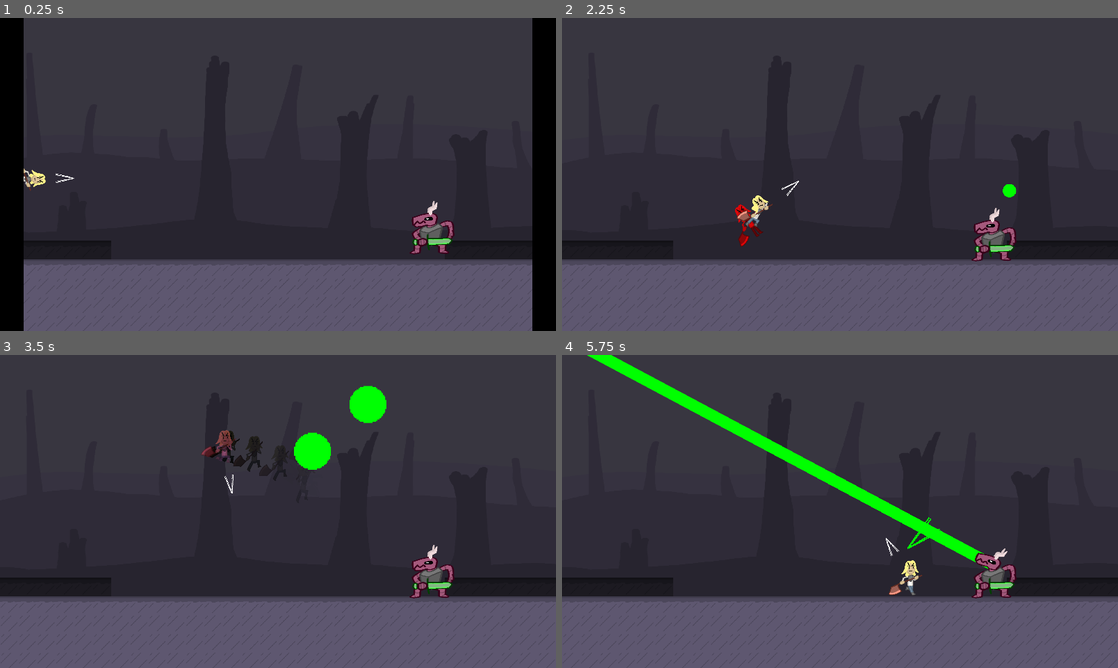
Above: before the commit, frames 1-4 (two rows, left to right).
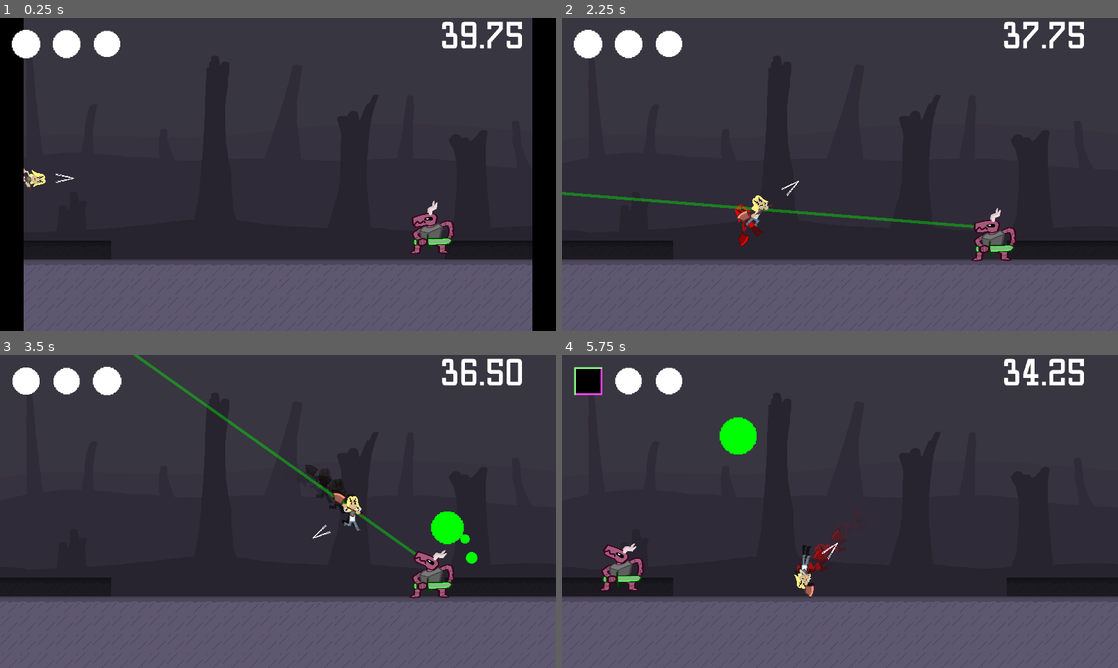
Above: after the commit, the same moments.

Repository: ethicalAndroid/axe-knight
Game: Godot game, scene res://Nodes/game.tscn
The game is run twice, just before and just after one commit, with the same random seed, the same clock (stepped at 60 frames per second) and the same inputs.
Inputs (mouse positions are in pixels of both pictures, inside the frame that each line leads up to):
- Up to frame 1 (0.25 s): no input
- Up to frame 2 (2.25 s): move the mouse to (962, 158) at 0.52 s; hold D (Right) 0.53-2.03 s; click (962, 158) at 0.6 s; tap W (Jump) at 0.77, 1.52 s; move the mouse to (728, 190) at 1.27 s; click (728, 190) at 1.35 s; move the mouse to (895, 105) at 2.02 s; hold A (Left) from 2.03 s (still down); click (895, 105) at 2.1 s
- Up to frame 3 (3.5 s): move the mouse to (250, 574) at 2.77 s; release A (Left) at 2.78 s; hold D (Right) from 2.78 s (still down); click (250, 574) at 2.85 s; tap W (Jump) at 3.02 s
- Up to frame 4 (5.75 s): move the mouse to (1006, 558) at 3.52 s; click (1006, 558) at 3.6 s; tap W (Jump) at 3.77, 4.52 s; move the mouse to (673, 464) at 4.27 s; release D (Right) at 4.28 s; hold A (Left) 4.28-5.03 s; click (673, 464) at 4.35 s; move the mouse to (867, 511) at 5.02 s; hold D (Right) from 5.03 s (still down); click (867, 511) at 5.1 s

The runs differ from the first frame. In frame 1, 1.6% of the frame differs, in the area x 2-94%, y 1-13%; in frame 2, 2.4%; in frame 3, 5.6%; in frame 4, 7.0%, in the area x 2-94%, y 0-78%.

Commit message:
more

Diff:
--- a/Nodes/axe_knight.tscn
+++ b/Nodes/axe_knight.tscn
@@ -334,7 +334,7 @@
 _trail = ExtResource("2_al7ix")
 _sprite = NodePath("Pivot/Sprite")
 _reflect = ExtResource("3_o58x6")
-_reflect_speed = 1200.0
+_reflect_speed = 1500.0
 _gradient_charge = ExtResource("4_bjhlf")
 _gradient_spent = ExtResource("5_osat1")
 _animator = NodePath("AnimationPlayer")
--- a/Nodes/dragon_knight.tscn
+++ b/Nodes/dragon_knight.tscn
@@ -2,6 +2,7 @@
 
 [ext_resource type="Script" path="res://Scripts/DragonKnight.gd" id="1_eue5p"]
 [ext_resource type="Script" path="res://Scripts/ShotSpawner.gd" id="2_35e6n"]
+[ext_resource type="Shape2D" uid="uid://c5feokyluy7s4" path="res://Shapes/dragon_shape.tres" id="2_fcstp"]
 [ext_resource type="Texture2D" uid="uid://difqjrstolhhi" path="res://Sprites/d-rightarm1.png" id="2_gm76f"]
 [ext_resource type="Script" path="res://Scripts/AxeSpawner.gd" id="2_h4o27"]
 [ext_resource type="Script" path="res://Scripts/TremorSlam.gd" id="2_tmg31"]
@@ -16,10 +17,7 @@
 [ext_resource type="Texture2D" uid="uid://dpuu0uweg2dw2" path="res://Sprites/d-head1.png" id="7_e38es"]
 [ext_resource type="Script" path="res://Scripts/DragonAnimator.gd" id="8_tsn2a"]
 
-[sub_resource type="CircleShape2D" id="CircleShape2D_4bbeg"]
-radius = 80.0
-
-[node name="DragonKnight" type="CharacterBody2D" node_paths=PackedStringArray("_animator", "_axe", "_laser", "_shot", "_tremor", "_attack_timers")]
+[node name="DragonKnight" type="CharacterBody2D" node_paths=PackedStringArray("_animator", "_axe", "_laser", "_shot", "_tremor", "_attack_timers", "_dash_attack")]
 collision_layer = 256
 collision_mask = 16
 script = ExtResource("1_eue5p")
@@ -29,17 +27,23 @@
 _laser = NodePath("AnimBody/LaserHead")
 _shot = NodePath("ShotSpawner")
 _tremor = NodePath("TremorSlam")
-_attack_timers = [NodePath("AttackTimers/Slow"), NodePath("AttackTimers/Fast"), NodePath("AttackTimers/Slow"), NodePath("AttackTimers/Fast")]
-_attack_list = Array[int]([0, 1, 2, 3])
+_dash_speed = 1152.0
+_attack_timers = [NodePath("AttackTimers/Slow"), NodePath("AttackTimers/Fast"), NodePath("AttackTimers/Slow"), NodePath("AttackTimers/Fast"), NodePath("AttackTimers/Fast")]
+_attack_list = Array[int]([1, 0, 4, 2, 3])
+_dash_attack = NodePath("DashAttack")
+
+[node name="DashAttack" type="ShapeCast2D" parent="."]
+shape = ExtResource("2_fcstp")
+target_position = Vector2(0, 0)
 
 [node name="CollisionShape2D" type="CollisionShape2D" parent="."]
-shape = SubResource("CircleShape2D_4bbeg")
+shape = ExtResource("2_fcstp")
 
 [node name="TremorSlam" type="Node2D" parent="." node_paths=PackedStringArray("timer")]
 script = ExtResource("2_tmg31")
 y_pos = 824.0
 spacing = 96.0
-count = 15
+count = 19
 timer = NodePath("Timer")
 tremor = ExtResource("3_edif1")
 
--- a/Nodes/game.tscn
+++ b/Nodes/game.tscn
@@ -8,6 +8,10 @@
 [ext_resource type="Texture2D" uid="uid://cqtxpbkyqk6df" path="res://Sprites/SquareTest-big.png" id="4_qa00s"]
 [ext_resource type="PackedScene" uid="uid://dsmjm30segrh2" path="res://Nodes/screen_transition.tscn" id="5_s2iuk"]
 [ext_resource type="PackedScene" uid="uid://sdu2w3jji1sq" path="res://Nodes/dragon_knight.tscn" id="6_wt7pw"]
+[ext_resource type="FontFile" uid="uid://dnydjkbstusui" path="res://Oldtimer.ttf" id="9_b6jou"]
+[ext_resource type="Script" path="res://Scripts/TextTimer.gd" id="10_e7xdb"]
+[ext_resource type="Script" path="res://Scripts/LifeCount.gd" id="11_5jk1d"]
+[ext_resource type="Texture2D" uid="uid://c6we6b7w7l6fw" path="res://Sprites/Circle.png" id="11_xrptc"]
 
 [sub_resource type="TileSetAtlasSource" id="TileSetAtlasSource_nseeh"]
 texture = ExtResource("3_7naqk")
@@ -34,6 +38,80 @@
 sources/1 = SubResource("TileSetAtlasSource_vnc6u")
 sources/0 = SubResource("TileSetAtlasSource_nseeh")
 
+[sub_resource type="Theme" id="Theme_jdiy4"]
+default_font = ExtResource("9_b6jou")
+default_font_size = 105
+
+[sub_resource type="Gradient" id="Gradient_oaney"]
+offsets = PackedFloat32Array(0, 0.625, 0.774105, 0.834711, 0.875)
+colors = PackedColorArray(1, 1, 1, 1, 1, 1, 1, 1, 1, 0, 0, 1, 1, 0, 0, 1, 0, 1, 0, 1)
+
+[sub_resource type="Curve" id="Curve_wvjdj"]
+_data = [Vector2(0, 0), 0.0, 0.0, 0, 0, Vector2(0.625, 0), 0.0, 6.0, 0, 0, Vector2(0.774, 0.5), 0.0, 0.0, 0, 0, Vector2(0.835, 0.5), 0.0, 6.0, 0, 0, Vector2(0.875, 1), 0.0, 6.0, 0, 0]
+point_count = 5
+
+[sub_resource type="Animation" id="Animation_j35up"]
+resource_name = "bob"
+length = 2.0
+loop_mode = 1
+tracks/0/type = "value"
+tracks/0/imported = false
+tracks/0/enabled = true
+tracks/0/path = NodePath("1:scale")
+tracks/0/interp = 1
+tracks/0/loop_wrap = true
+tracks/0/keys = {
+"times": PackedFloat32Array(0, 0.6),
+"transitions": PackedFloat32Array(2, 2),
+"update": 0,
+"values": [Vector2(1, 1), Vector2(0.9, 0.9)]
+}
+tracks/1/type = "value"
+tracks/1/imported = false
+tracks/1/enabled = true
+tracks/1/path = NodePath("2:scale")
+tracks/1/interp = 1
+tracks/1/loop_wrap = true
+tracks/1/keys = {
+"times": PackedFloat32Array(0.6, 1.2),
+"transitions": PackedFloat32Array(2, 2),
+"update": 0,
+"values": [Vector2(1, 1), Vector2(0.9, 0.9)]
+}
+tracks/2/type = "value"
+tracks/2/imported = false
+tracks/2/enabled = true
+tracks/2/path = NodePath("3:scale")
+tracks/2/interp = 1
+tracks/2/loop_wrap = true
+tracks/2/keys = {
+"times": PackedFloat32Array(1.2, 1.8),
+"transitions": PackedFloat32Array(2, 2),
+"update": 0,
+"values": [Vector2(1, 1), Vector2(0.9, 0.9)]
+}
+
+[sub_resource type="Animation" id="Animation_8oviq"]
+length = 0.001
+tracks/0/type = "value"
+tracks/0/imported = false
+tracks/0/enabled = true
+tracks/0/path = NodePath("1:scale")
+tracks/0/interp = 1
+tracks/0/loop_wrap = true
+tracks/0/keys = {
+"times": PackedFloat32Array(0),
+"transitions": PackedFloat32Array(1),
+"update": 0,
+"values": [Vector2(1, 1)]
+}
+
+[sub_resource type="AnimationLibrary" id="AnimationLibrary_jurws"]
+_data = {
+"RESET": SubResource("Animation_8oviq"),
+"bob": SubResource("Animation_j35up")
+}
+
 [node name="Game" type="Node2D"]
 
 [node name="Projectiles" type="Node2D" parent="."]
@@ -80,9 +158,105 @@
 position = Vector2(96, 553)
 _target = NodePath("../DragonKnight")
 
-[node name="DragonKnight" parent="." node_paths=PackedStringArray("_target") instance=ExtResource("6_wt7pw")]
+[node name="DragonKnight" parent="." node_paths=PackedStringArray("_target", "_dash_targets") instance=ExtResource("6_wt7pw")]
 process_mode = 4
 position = Vector2(1486, 728)
 _target = NodePath("../AxeKnight")
+_dash_targets = [NodePath("../Dashes/Left"), null, NodePath("../Dashes/Right")]
+
+[node name="Dashes" type="Node2D" parent="."]
+position = Vector2(960, 728)
+
+[node name="Right" type="Node2D" parent="Dashes"]
+position = Vector2(800, 0)
+
+[node name="Left" type="Node2D" parent="Dashes"]
+position = Vector2(-800, 0)
+
+[node name="Container" type="Control" parent="."]
+layout_mode = 3
+anchors_preset = 15
+anchor_right = 1.0
+anchor_bottom = 1.0
+offset_right = 1920.0
+offset_bottom = 1080.0
+grow_horizontal = 2
+grow_vertical = 2
+
+[node name="Control" type="Control" parent="Container"]
+layout_mode = 1
+anchors_preset = 1
+anchor_left = 1.0
+anchor_right = 1.0
+offset_left = -400.0
+offset_bottom = 140.0
+grow_horizontal = 0
+
+[node name="TextTimer" type="RichTextLabel" parent="Container/Control"]
+z_index = 100
+layout_mode = 1
+anchors_preset = -1
+anchor_left = 0.808854
+anchor_right = 0.996354
+anchor_bottom = 0.0925926
+offset_left = -323.542
+offset_right = 1.45834
+offset_bottom = 127.037
+grow_horizontal = 0
+theme = SubResource("Theme_jdiy4")
+text = "40:00"
+text_direction = 1
+script = ExtResource("10_e7xdb")
+lifetime = 40.0
+gradient = SubResource("Gradient_oaney")
+shake = 5.0
+shake_curve = SubResource("Curve_wvjdj")
+metadata/_edit_use_anchors_ = true
+
+[node name="HP" type="Control" parent="Container" node_paths=PackedStringArray("life_sprites")]
+anchors_preset = 0
+offset_left = 40.0
+offset_top = 40.0
+offset_right = 460.0
+offset_bottom = 180.0
+script = ExtResource("11_5jk1d")
+life_tex = ExtResource("11_xrptc")
+dead_tex = ExtResource("4_qa00s")
+life_sprites = [NodePath("1"), NodePath("2"), NodePath("3")]
+
+[node name="AnimationPlayer" type="AnimationPlayer" parent="Container/HP"]
+libraries = {
+"": SubResource("AnimationLibrary_jurws")
+}
+autoplay = "bob"
+
+[node name="1" type="TextureRect" parent="Container/HP"]
+z_index = 100
+layout_mode = 0
+offset_right = 100.0
+offset_bottom = 100.0
+pivot_offset = Vector2(50, 50)
+texture = ExtResource("11_xrptc")
+
+[node name="2" type="TextureRect" parent="Container/HP"]
+z_index = 100
+layout_mode = 0
+offset_left = 140.0
+offset_right = 240.0
+offset_bottom = 100.0
+scale = Vector2(0.932653, 0.932653)
+pivot_offset = Vector2(50, 50)
+texture = ExtResource("11_xrptc")
+
+[node name="3" type="TextureRect" parent="Container/HP"]
+z_index = 100
+layout_mode = 0
+offset_left = 280.0
+offset_right = 380.0
+offset_bottom = 100.0
+scale = Vector2(0.902041, 0.902041)
+pivot_offset = Vector2(50, 50)
+texture = ExtResource("11_xrptc")
 
 [connection signal="animation_finished" from="Room/ScreenTransition" to="Room" method="AnimationEnded"]
+[connection signal="on_hit" from="AxeKnight" to="Container/HP" method="LoseLife"]
--- a/Scripts/AxeKnight.gd
+++ b/Scripts/AxeKnight.gd
@@ -10,7 +10,6 @@
 @export var _slash_cast: CastAt
 @export var _slam_stun_timer: Timer
 @export var _slam_cast: ShapeCast2D
-@export var _max_hp: int = 3
 @export var _hurt_stun_timer: Timer
 @export var _invicibility_timer: Timer
 @export var _slash_timer: Timer
@@ -34,15 +33,15 @@
 var input_mode_mouse: bool = true
 var look_direction: Vector2
 var dashing: bool
-var hp: int
+
+signal on_hit()
 
 func _ready() -> void:
-	hp = _max_hp
 	dashing = false
 	attacks = Attack.Ready
 	call_deferred("Dash", Vector2.DOWN)
 
-func OnHit(_direction: Vector2):
+func OnHit(_direction: Vector2, _melee: bool):
 	if !IsInvincible():
 		vertical_momentum = - _dash_jump_speed
 		temporary_speed = sign(_direction.x) * _dash_speed
@@ -50,7 +49,7 @@
 		_invicibility_timer.start()
 		_sprite.Blink()
 		_animator.TransitionTo(KnightAnimator.State.Hurt)
-		hp -= 1
+		on_hit.emit()
 
 func EndDash():
 	vertical_momentum = - _dash_end_jump
@@ -68,6 +67,18 @@
 func StunTimerTimeout():
 	attacks = Attack.Ready
 	EndDash()
+
+func Clash(opponent: Vector2):
+	attacks = Attack.Charged
+	_slash_timer.start()
+	_hurt_stun_timer.start()
+
+	var direction = opponent - global_position
+	vertical_momentum = - _dash_jump_speed
+	temporary_speed = sign(-direction.x) * _dash_speed
+
+	_animator.TransitionTo(KnightAnimator.State.Slash)
+	_animator.SetDashDirection(direction)
 
 func TrailTimerTimeout():
 	if (attacks != Attack.Ready):
@@ -103,7 +114,7 @@
 	for i in collisions:
 		var c = _slam_cast.get_collider(i)
 		if c != null:
-			c.call("OnHit", (c.global_position - self.global_position).normalized())
+			c.call("OnHit", (c.global_position - self.global_position).normalized(), true)
 			if c.is_class("RigidBody2D"):
 				ReflectAttack(c.global_position)
 
@@ -114,7 +125,6 @@
 	spawn.global_position = pos
 	spawn.Shoot((_target.global_position - pos).normalized() * _reflect_speed, 0)
 
-	pass
 func AxeSwing():
 	_slash_timer.start()
 	_animator.TransitionTo(KnightAnimator.State.Slash)
@@ -125,7 +135,7 @@
 	for i in collisions:
 		var c = _slash_cast.get_collider(i)
 		if c != null:
-			c.call("OnHit", _aiming._direction)
+			c.call("OnHit", _aiming._direction, true)
 			if c.is_class("RigidBody2D"):
 				ReflectAttack(c.global_position)
 
@@ -168,8 +178,8 @@
 
 		if (attacks == Attack.DashSpent):
 			attacks = Attack.BothSpent
+			EndDash()
 			AxeSwing()
-			EndDash()
 
 		elif (attacks == Attack.Ready):
 			Dash(_aiming._direction)
--- a/Scripts/Bonked.gd
+++ b/Scripts/Bonked.gd
@@ -1,4 +1,4 @@
 class_name Bonked extends Area2D
 
-func OnHit(direction: Vector2):
+func OnHit(direction: Vector2, _melee: bool):
     print("HIT! ", direction)
--- a/Scripts/ClearedOnBonk.gd
+++ b/Scripts/ClearedOnBonk.gd
@@ -1,4 +1,4 @@
 class_name ClearedOnBonk extends Bonked
 
-func OnHit(_direction: Vector2):
+func OnHit(_direction: Vector2, _melee: bool):
     queue_free()
--- a/Scripts/DragonKnight.gd
+++ b/Scripts/DragonKnight.gd
@@ -4,19 +4,23 @@
 @export var _max_hp: int
 @export var _gravity: float = 1024
 @export var _jump_speed: float = 640
-@export var _target: Node2D
+@export var _target: AxeKnight
 @export var _animator: DragonAnimator
 @export var _axe: AxeSpawner
 @export var _laser: LaserBlaster
 @export var _shot: ShotSpawner
 @export var _tremor: TremorSlam
+@export var _dash_speed: float = 768
 
 @export var _attack_timers: Array[Timer]
 
 @export var _attack_list: Array[Attack]
+@export var _dash_targets: Array[Node2D]
+
+@export var _dash_attack: ShapeCast2D
 
 enum Attack {
-    Axe, Laser, Shot, Tremor
+    Axe, Laser, Shot, Tremor, Dash
 }
 
 var horizontal_input: float
@@ -24,6 +28,11 @@
 var current_hp: int
 var just_jumped: bool
 var index: int = 0
+var dash_direction: Vector2
+var dash_time: float
+var d_index: int = 0
+
+const FORWARD_AIM_TIME = 0.2
 
 func NextAttack():
     var attack: Attack = _attack_list[index]
@@ -36,7 +45,10 @@
             _shot.Shoot()
         Attack.Tremor:
             _tremor.StartTremors()
-    _attack_timers[attack].start()
+        Attack.Dash:
+            NextDash()
+    if attack != Attack.Dash:
+        _attack_timers[attack].start()
     index = (index + 1) % _attack_list.size()
 
 func _ready():
@@ -44,12 +56,36 @@
     propagate_call("SetTarget", [_target])
     _attack_timers[0].start()
 
-func OnHit(direction: Vector2):
-    pass
+func EndDash():
+    dash_time = 0
+    _attack_timers[Attack.Dash].start()
+
+func OnHit(_direction: Vector2, _melee: bool):
+    if (dash_time > 0 && _melee):
+        _target.Clash(global_position)
+        EndDash()
+        return
+    current_hp -= 1
+
 
 func _physics_process(delta: float) -> void:
-    LegsMovement(delta)
+    if dash_time > 0:
+        DashMovement(delta)
+    else:
+        LegsMovement(delta)
     move_and_slide()
+
+func NextDash():
+    var t_pos: Vector2
+    if (_dash_targets[d_index] == null):
+        t_pos = _target.global_position + _target.velocity * FORWARD_AIM_TIME
+    else:
+        t_pos = _dash_targets[d_index].global_position
+    var towards = t_pos - global_position
+    dash_direction = towards.normalized()
+    _animator.SetDirection(dash_direction.x)
+    dash_time = towards.length() / _dash_speed
+    d_index = (d_index + 1) % _dash_targets.size()
 
 func ProcessVerticalMomentum(delta: float):
     vertical_momentum += _gravity * delta
@@ -72,3 +108,18 @@
         ProcessVerticalMomentum(delta)
         movement.y = vertical_momentum
     velocity = movement
+
+func DashMovement(delta: float):
+    if _dash_attack.is_colliding():
+        if _target.attacks == AxeKnight.Attack.DashSpent || _target.attacks == AxeKnight.Attack.Charged:
+            _target.Clash(global_position)
+        else:
+            _target.OnHit(dash_direction, true)
+        EndDash()
+        return
+
+    dash_time -= delta
+    velocity = dash_direction * _dash_speed
+
+    if dash_time < 0:
+        EndDash()
--- a/Scripts/LaserBlaster.gd
+++ b/Scripts/LaserBlaster.gd
@@ -42,7 +42,8 @@
 	effect.Create(self.global_position, self.global_position + ray.target_position)
 
 	if ray.get_collider().is_class("CharacterBody2D"):
-		ray.get_collider().call("OnHit", direction)
+		var c: AxeKnight = ray.get_collider()
+		c.OnHit(direction, false)
 
 func StartIdle():
 	state = State.Idle
--- /dev/null
+++ b/Scripts/LifeCount.gd
@@ -0,0 +1,22 @@
+class_name LifeCount extends Control
+
+@export var life_tex: Texture
+@export var dead_tex: Texture
+
+@export var life_sprites: Array[TextureRect]
+
+var i: int = 0
+
+signal on_death()
+
+func _ready() -> void:
+	for x in life_sprites:
+		x.texture = life_tex
+
+func LoseLife():
+	if i >= life_sprites.size():
+		return
+	life_sprites[i].texture = dead_tex
+	i += 1
+	if (i >= life_sprites.size()):
+		on_death.emit()
--- a/Scripts/Projectile.gd
+++ b/Scripts/Projectile.gd
@@ -5,14 +5,14 @@
 const ROOT_PARENT = "/root/Game/Projectiles"
 
 func OnBodyEntered(body: Node):
-    if body.is_class("CharacterBody2D"):
-        body.call("OnHit", velocity)
-    queue_free()
+	if body.is_class("CharacterBody2D"):
+		body.call("OnHit", velocity, false)
+	queue_free()
 
 func Shoot(shoot_velocity: Vector2, shoot_gravity: float):
-    velocity = shoot_velocity
-    gravity_scale = shoot_gravity
-    linear_velocity = shoot_velocity
+	velocity = shoot_velocity
+	gravity_scale = shoot_gravity
+	linear_velocity = shoot_velocity
 
-func OnHit(_direction: Vector2):
-    queue_free()
+func OnHit(_direction: Vector2, _melee: bool):
+	queue_free()
--- /dev/null
+++ b/Scripts/TextTimer.gd
@@ -0,0 +1,27 @@
+class_name TextTimer extends RichTextLabel
+
+@export var lifetime: float
+@export var gradient: Gradient
+@export var shake: float
+@export var shake_curve: Curve
+
+var time: float
+
+signal timeout()
+
+func _ready() -> void:
+    time = lifetime
+
+func _process(delta: float) -> void:
+    time = max(time - delta, 0)
+    text = "%.2f" % time
+
+    var t = inverse_lerp(lifetime, 0, time)
+    modulate = gradient.sample(t)
+    var s = shake_curve.sample(t) * shake
+    position = Vector2(randf_range(-s, s), randf_range(-s, s))
+
+    if (time == 0):
+        position = Vector2.ZERO
+        process_mode = PROCESS_MODE_DISABLED
+        timeout.emit()
--- a/Scripts/TimedAttack.gd
+++ b/Scripts/TimedAttack.gd
@@ -6,7 +6,7 @@
     var collisions = get_collision_count()
     for i in collisions:
         if get_collider(i) != null:
-            get_collider(i).call("OnHit", direction)
+            get_collider(i).call("OnHit", direction, false)
 
 func Expire():
     queue_free()
--- /dev/null
+++ b/Shapes/dragon_shape.tres
@@ -0,0 +1,4 @@
+[gd_resource type="CircleShape2D" format=3 uid="uid://c5feokyluy7s4"]
+
+[resource]
+radius = 80.0
Not shown, added: License.txt
Not shown: 1 places in Nodes/game.tscn that only renumber resources
Binary file added: Oldtimer.ttf
Not shown, added: Oldtimer.ttf.import
Not shown, added: Shapes/License.txt
